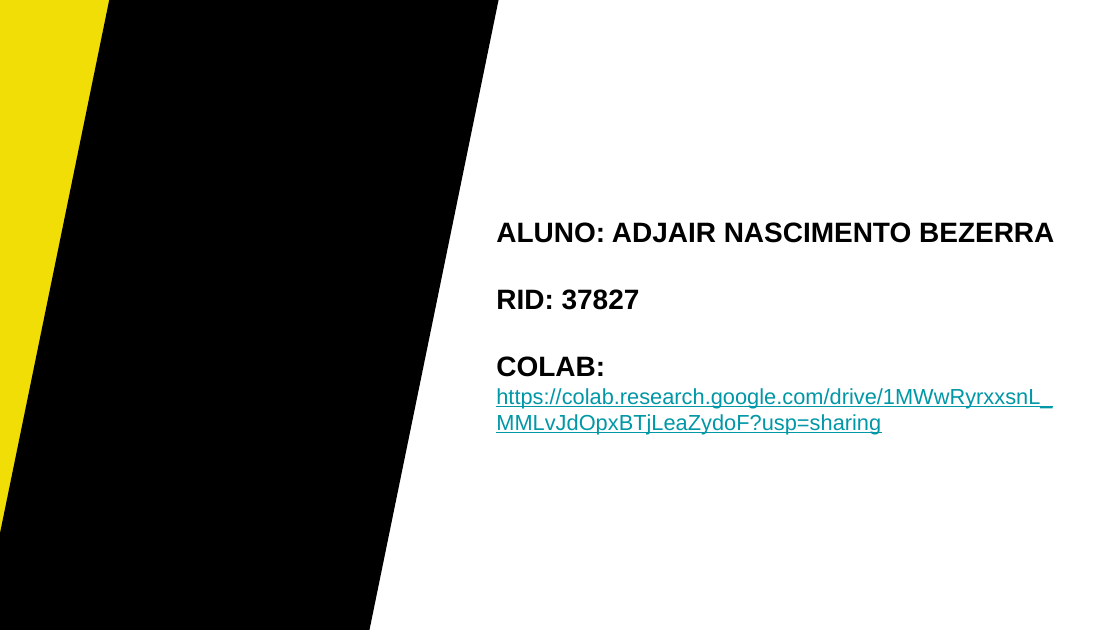
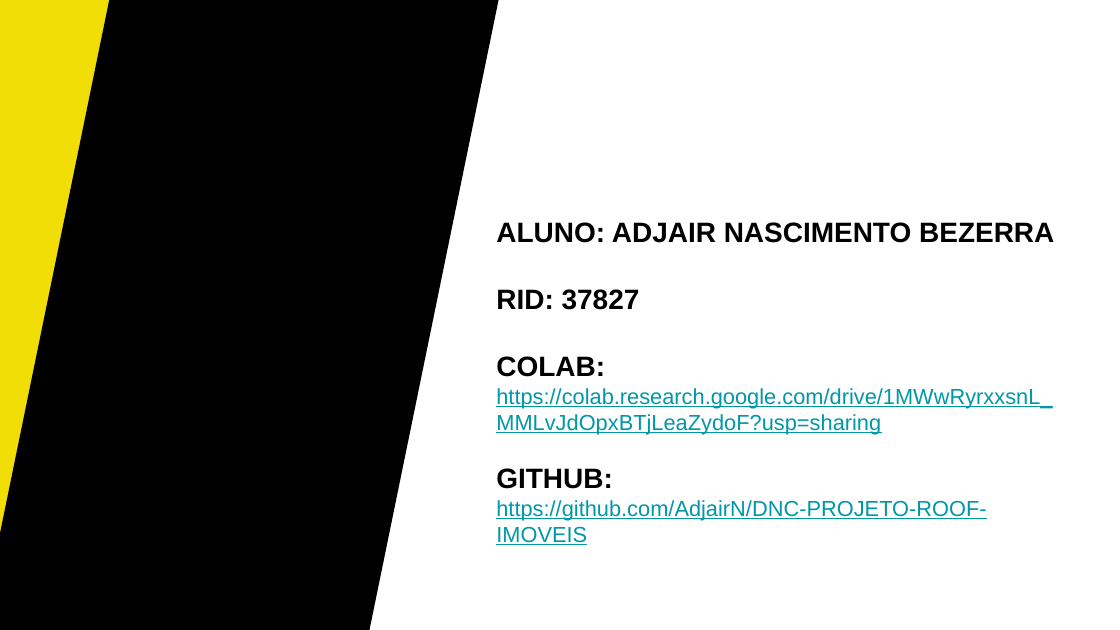
Before and after one commit to AdjairN/DNC-PROJETO-ROOF-IMOVEIS, a slide deck: slide 2 of [DEx03] Mini Projeto - Roof Imoveis - Entrega.pptx. Drawn at 1120x630 pixels with LibreOffice and Linux fonts; fonts in the diff are those of the drawing; background and template pictures are left out. Boxes give left, top, right and bottom in pixels: in the first picture for what was removed or moved away, otherwise in the second. Text is boxed around its words. In the diff, an @@ line names an element or a change of style, - is before the commit and + after.

```diff
--- a/[DEx03] Mini Projeto - Roof Imoveis - Entrega.pptx
+++ b/[DEx03] Mini Projeto - Roof Imoveis - Entrega.pptx
@@ text at <box>496,468,986,545</box>: paragraphs added @@
+GITHUB:
+https://github.com/AdjairN/DNC-PROJETO-ROOF-IMOVEIS
```
